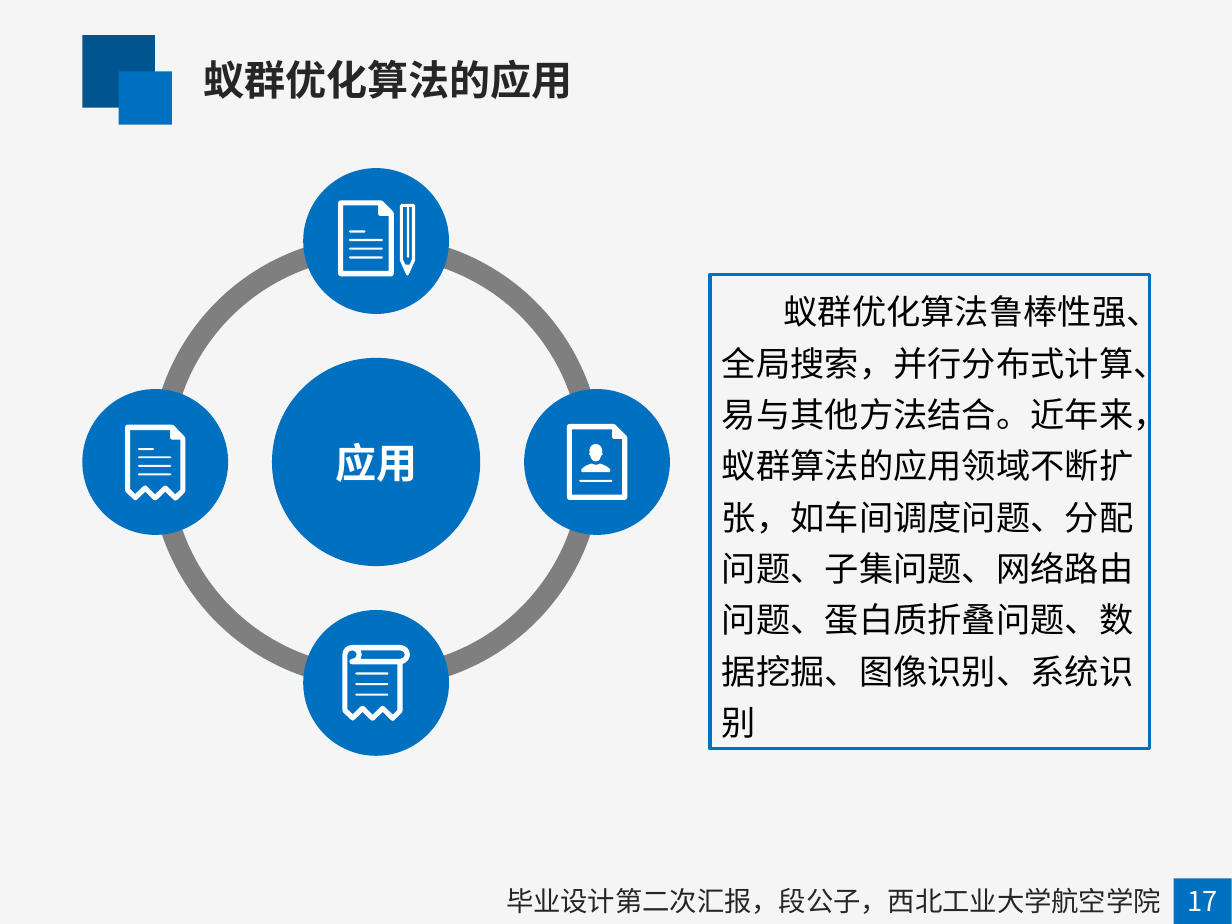
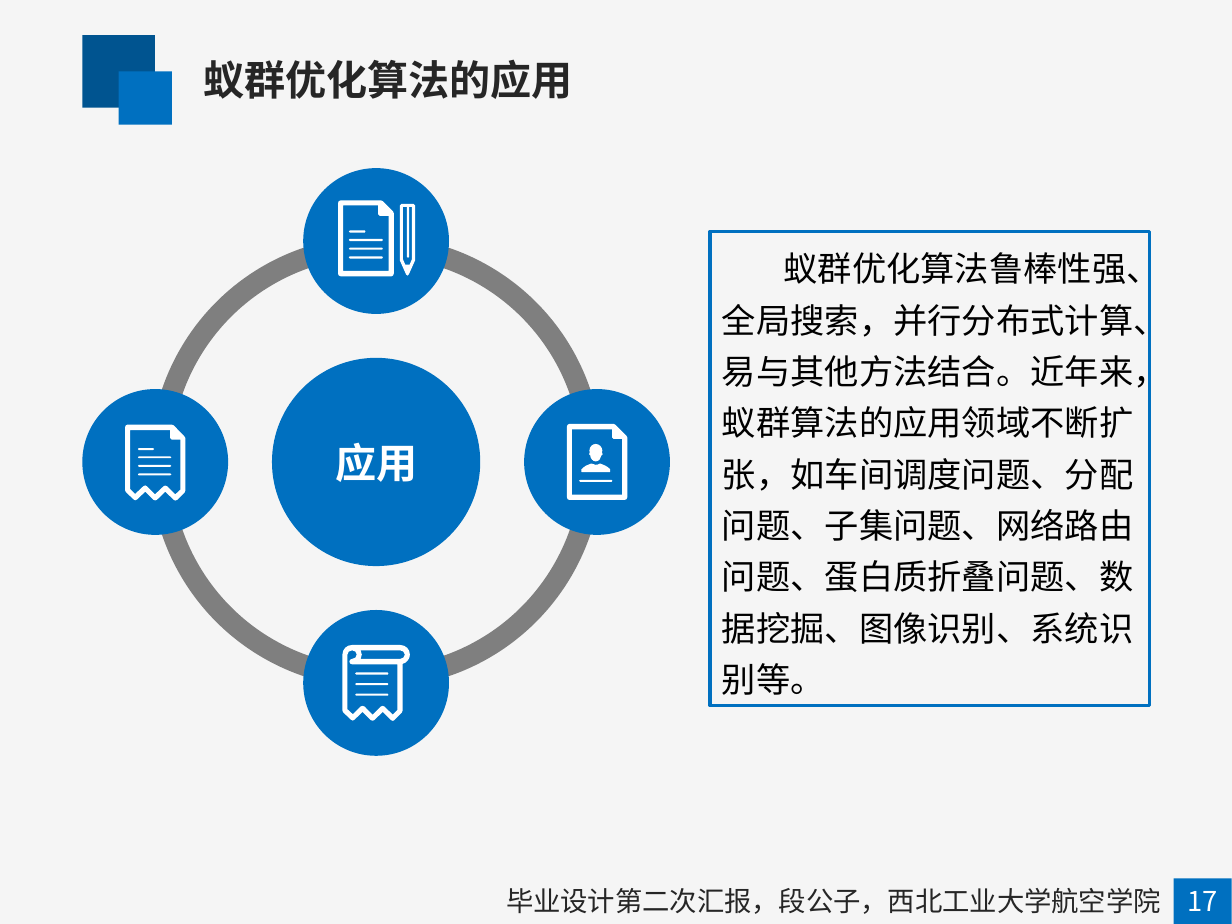
Before and after one commit to mapengfei-nwpu/ant, a slide deck: slide 35 of 蚁群优化算法.pptx. Drawn at 1232x924 pixels with LibreOffice and Linux fonts; fonts in the diff are those of the drawing. Boxes give left, top, right and bottom in pixels: in the first picture for what was removed or moved away, otherwise in the second. Text is boxed around its words. In the diff, an @@ line names an element or a change of style, - is before the commit and + after.

```diff
--- a/蚁群优化算法.pptx
+++ b/蚁群优化算法.pptx
@@ rectangle "蚁群优化算法鲁棒性强、全局搜索，并行分布式计算、易与其他方法结合。近年来，蚁群算法的应用领域不断扩张，如车间调度问题、分 ...": place and size @@
-rectangle "蚁群优化算法鲁棒性强、全局搜索，并行分布式计算、易与其他方法结合。近年来，蚁群算法的应用领域不断扩张，如车间调度问题、分 ..." at <box>710,275,1149,749</box>
+rectangle "蚁群优化算法鲁棒性强、全局搜索，并行分布式计算、易与其他方法结合。近年来，蚁群算法的应用领域不断扩张，如车间调度问题、分 ..." at <box>710,232,1149,706</box>
@@ text in rectangle at <box>722,247,1168,695</box>: text changed @@
-蚁群优化算法鲁棒性强、全局搜索，并行分布式计算、易与其他方法结合。近年来，蚁群算法的应用领域不断扩张，如车间调度问题、分配问题、子集问题、网络路由问题、蛋白质折叠问题、数据挖掘、图像识别、系统识别
+蚁群优化算法鲁棒性强、全局搜索，并行分布式计算、易与其他方法结合。近年来，蚁群算法的应用领域不断扩张，如车间调度问题、分配问题、子集问题、网络路由问题、蛋白质折叠问题、数据挖掘、图像识别、系统识别等。
```
Also in this commit, not shown: 21 other slides changed, 1 slide added, 1 slide removed.
